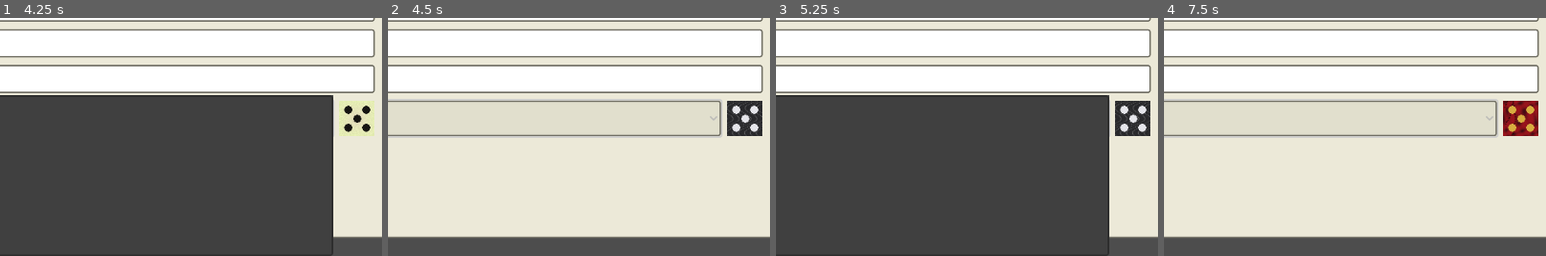
Above: before the commit, frames 1-4 (left to right).
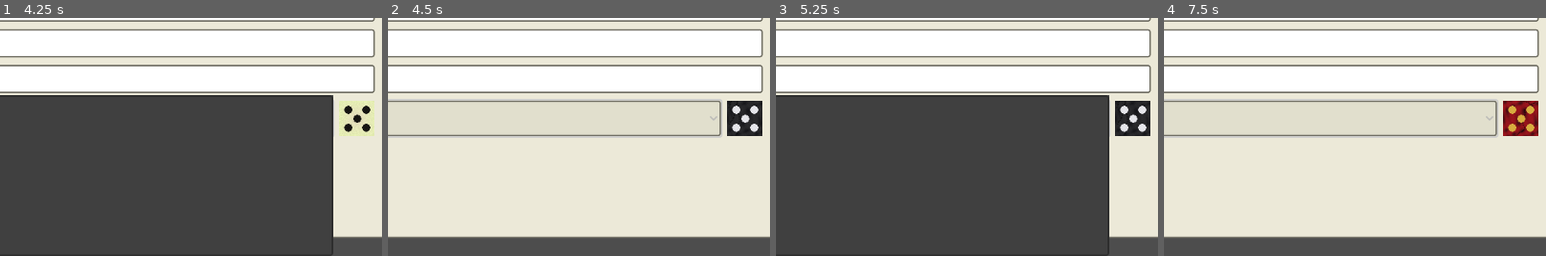
Above: after the commit, the same moments.

Repository: siyangsun/gamba
Game: Godot game, scene res://main.tscn
Same seed, same stepped clock (60 frames per second), same inputs: the game is played once before the commit and once after it. Sound files missing from this copy of the repository are replaced by a short silence.
Inputs (mouse positions are % of the whole screen's width and height, from its top left):
- Up to frame 1 (4.25 s): click "+ New Die" at 0.5 s; click (55, 18) at 1.27 s; type "12" at 1.35 s; click (55, 25) at 1.5 s; type "12" at 1.58 s; click (55, 33) at 1.73 s; type "12" at 1.82 s; click (55, 40) at 2.02 s; type "12" at 2.1 s; click (55, 48) at 2.25 s; type "12" at 2.33 s; click (55, 55) at 2.48 s; type "12" at 2.57 s; click (55, 63) at 2.77 s; type "12" at 2.85 s; click "Ivory" at 3.5 s
- Up to frame 2 (4.5 s): click "Ivory" at 4.25 s
- Up to frame 3 (5.25 s): click "Onyx" at 5 s
- Up to frame 4 (7.5 s): click "Onyx" at 5.75 s; click "Onyx" at 6.5 s; click "Cancel" at 7.25 s
The pictures show only the part of the screen within x 46-96%, y 50-100%; the shares and areas given below are measured in that part.

Frame 1 is identical in both runs. In frame 2, 0.2% of the frame differs, in the area x 88-98%, y 34-50%; in frame 3, 0.2%; in frame 4, less than 0.1%.

Commit message:
feat: make gem dice slightly translucent, darken graphite, switch onyx to gem
Co-Authored-By: Claude Sonnet 5 <noreply@anthropic.com>

Diff:
--- a/scripts/die.gd
+++ b/scripts/die.gd
@@ -16,8 +16,8 @@
 # "acrylic" (smooth glossy plastic, no marbling/tint).
 const SKINS := {
 	"ivory": {"body": Color(0.88, 0.84, 0.73), "face": Color(0.90, 0.86, 0.75), "pip": Color(0.09, 0.08, 0.07), "material": "ivory"},
-	"onyx": {"body": Color(0.12, 0.12, 0.13), "face": Color(0.16, 0.16, 0.17), "pip": Color(0.90, 0.90, 0.92), "material": "stone"},
-	"graphite": {"body": Color(0.32, 0.32, 0.34), "face": Color(0.38, 0.38, 0.40), "pip": Color(0.88, 0.88, 0.90), "material": "stone"},
+	"onyx": {"body": Color(0.12, 0.12, 0.13), "face": Color(0.16, 0.16, 0.17), "pip": Color(0.90, 0.90, 0.92), "material": "gem"},
+	"graphite": {"body": Color(0.26, 0.26, 0.28), "face": Color(0.31, 0.31, 0.33), "pip": Color(0.88, 0.88, 0.90), "material": "stone"},
 	"ruby": {"body": Color(0.50, 0.05, 0.08), "face": Color(0.60, 0.08, 0.11), "pip": Color(0.85, 0.68, 0.25), "material": "gem"},
 	"jade": {"body": Color(0.05, 0.35, 0.22), "face": Color(0.08, 0.42, 0.28), "pip": Color(0.95, 0.89, 0.70), "material": "gem"},
 	"gold": {"body": Color(0.60, 0.47, 0.12), "face": Color(0.72, 0.57, 0.16), "pip": Color(0.10, 0.08, 0.04), "material": "metal"},
@@ -140,7 +140,8 @@
 
 
 ## Applies per-material-type shading (shiny metal, glossy stone/gem, or
-## matte ivory) to a face or body material. Does not touch albedo_color/texture.
+## matte ivory) to a face or body material. Leaves albedo_color/texture alone
+## except for gems, which also get a translucent alpha.
 static func _apply_material_type(mat: StandardMaterial3D, skin_name: String) -> void:
 	var skin: Dictionary = SKINS.get(skin_name, SKINS["ivory"])
 	match skin.get("material", "ivory"):
@@ -160,6 +161,8 @@
 			mat.roughness = 0.12
 			mat.clearcoat_enabled = true
 			mat.clearcoat = 0.8
+			mat.transparency = BaseMaterial3D.TRANSPARENCY_ALPHA
+			mat.albedo_color.a = 0.82
 		"acrylic":
 			mat.metallic = 0.0
 			mat.roughness = 0.12
